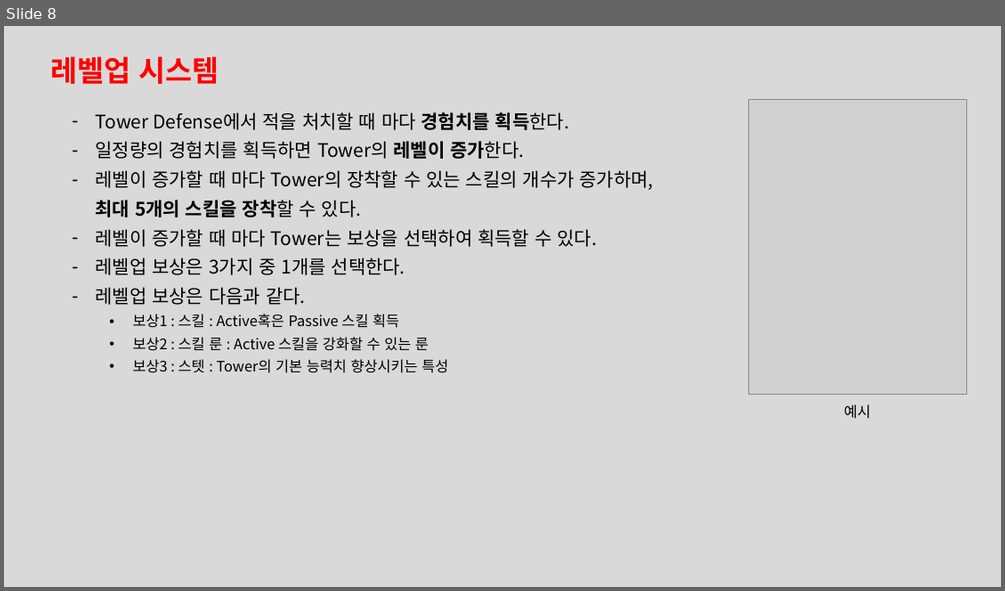
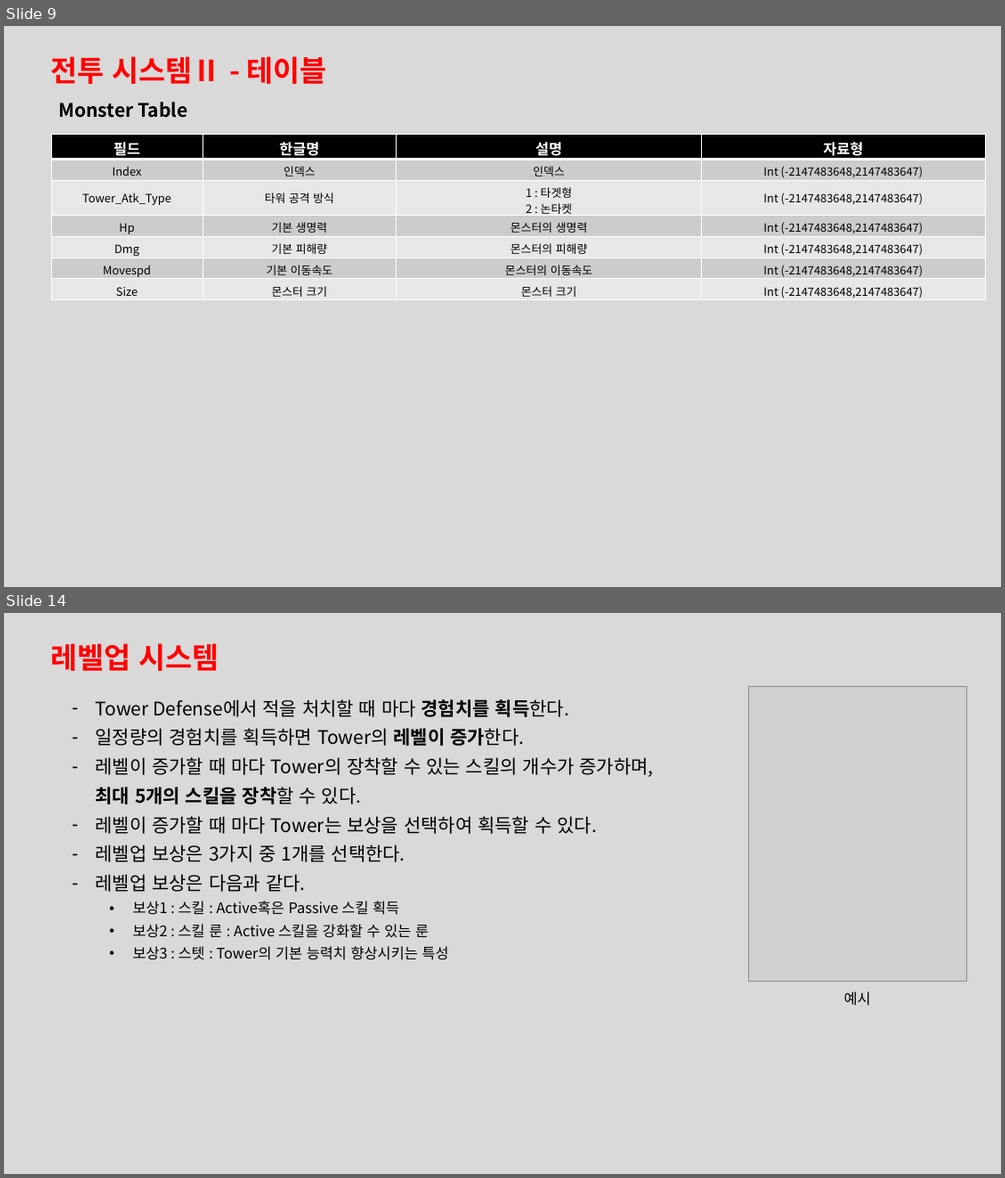
Before and after one commit to leejaepyeong/ProjectB, a slide deck: 기획서/Tower Defense.pptx. Shown one above the other, each under a label of ours: slide 8 before the commit, slides 9 and 14 after it; the slides between them are not shown. The pictures are 1005x591 and 1005x1178 pixels, drawn with LibreOffice and Linux fonts; fonts in the diff are those of the drawing; grey boxes stand for pictures. Boxes give left, top, right and bottom in pixels: in the first picture for what was removed or moved away, otherwise in the second. Text is boxed around its words. In the diff, an @@ line names an element or a change of style, - is before the commit and + after.

Commit message:
테이블 수정 및 기획서 추가 보완
테이블 수정 및 기획서 추가 보완

```diff
--- a/기획서/Tower Defense.pptx
+++ b/기획서/Tower Defense.pptx
@@ slide 9 added at (4,26,1001,587), background #D9D9D9 @@
@@ text added at (50,56,327,84), 28 pt, text #FF0000, bold @@
+전투 시스템Ⅱ - 테이블
@@ text added at (58,102,187,118), 18 pt, text #000000, bold @@
+Monster Table
@@ table added at (51,134,985,302), 7 rows, 4 columns @@
+필드 | 한글명 | 설명 | 자료형
+Index | 인덱스 | 인덱스 | Int (-2147483648,2147483647)
+Tower_Atk_Type | 타워 공격 방식 | 1 : 타겟형 / 2 : 논타켓 | Int (-2147483648,2147483647)
+Hp | 기본 생명력 | 몬스터의 생명력 | Int (-2147483648,2147483647)
+Dmg | 기본 피해량 | 몬스터의 피해량 | Int (-2147483648,2147483647)
+Movespd | 기본 이동속도 | 몬스터의 이동속도 | Int (-2147483648,2147483647)
+Size | 몬스터 크기 | 몬스터 크기 | Int (-2147483648,2147483647)
@@ what was slide 8 is now slide 14 @@
```
Also in this commit, not shown: 5 slides changed, 5 other slides added, 4 other files.
